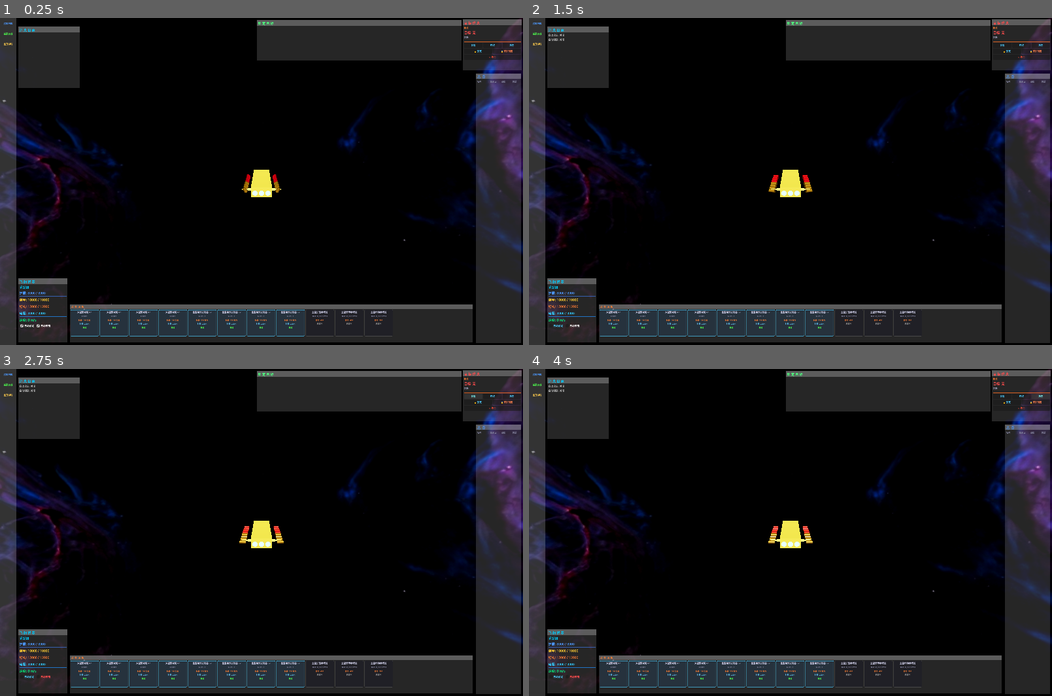
Above: before the commit, frames 1-4 (two rows, left to right).
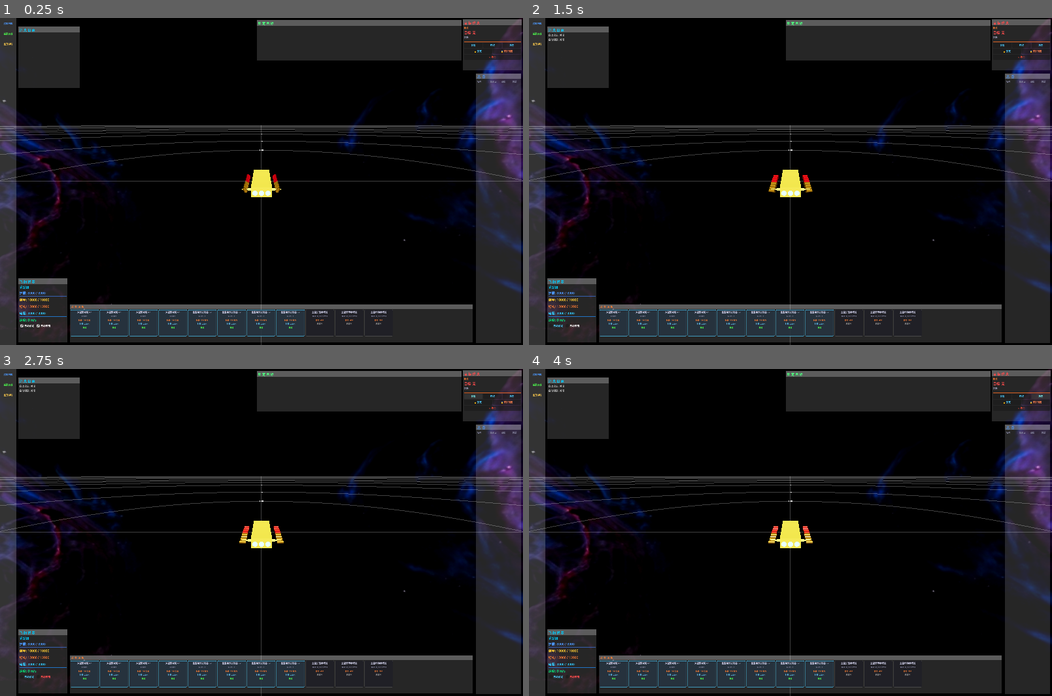
Above: after the commit, the same moments.

Repository: ZhanXuzhao/space-war
Game: Godot game, scene res://scenes/main.tscn
The game is run twice, just before and just after one commit, with the same random seed, the same clock (stepped at 60 frames per second) and the same inputs. The engine's default icon, where the game draws it, is replaced by a stand-in: a white triangle on a blue panel in a dark square.
Inputs:
- Up to frame 1 (0.25 s): no input
- Up to frame 2 (1.5 s): click "自动锁定" at 0.5 s; click "自动攻击" at 1.25 s
- Up to frame 3 (2.75 s): click "靠近" at 2 s
- Up to frame 4 (4 s): click "环绕" at 2.75 s; click "跃迁" at 3.5 s

The runs differ from the first frame. In frame 1, 2.2% of the frame differs, in the area x 0-100%, y 32-100%; in frame 2, 2.2%; in frame 3, 2.2%; in frame 4, 2.2%.

Commit message:
增加战术网格

Diff:
--- a/scripts/controllers/PlayerController.gd
+++ b/scripts/controllers/PlayerController.gd
@@ -30,7 +30,7 @@
 @export var camera_orbit_speed: float = 0.005
 @export var camera_zoom_speed: float = 5.0
 @export var camera_min_distance: float = 50.0
-@export var camera_max_distance: float = 50000.0
+@export var camera_max_distance: float = 200000.0
 @export var camera_default_distance: float = 900.0
 
 var _camera: Camera3D
@@ -58,6 +58,8 @@
 	controlled_ship.add_to_group("player_ship")
 	_setup_camera()
 	_adjust_for_ship_class()
+	# 镜头最近距离 = 船长 × 2（考虑模型缩放）
+	camera_min_distance = controlled_ship.SHIP_LENGTH * controlled_ship.scale.x * 2.0
 	_cam_distance = camera_default_distance
 	_camera_look_at_pos = controlled_ship.global_position
 
@@ -67,7 +69,7 @@
 		_camera = Camera3D.new()
 		_camera.name = "Camera3D"
 		_camera.near = 0.5
-		_camera.far = 100000.0
+		_camera.far = 500000.0
 		_camera.current = true
 		var cam_basis = Basis(Vector3(1, 0, 0), Vector3(0, 0.949, -0.316), Vector3(0, 0.316, 0.949))
 		_camera.transform = Transform3D(cam_basis, Vector3(0, 10, 30))
--- a/scripts/ships/Ship.gd
+++ b/scripts/ships/Ship.gd
@@ -75,6 +75,15 @@
 ## 船头标记圆球（在场景中定义，代码仅控制阵营颜色）
 var _nose_sphere: MeshInstance3D
 
+## 战术网格图（XZ平面同心圆 + 十字线）
+var _tactical_grid: MeshInstance3D
+## 战术网格半径列表（单位：米）
+const TACTICAL_GRID_RADII: Array[float] = [5000.0, 10000.0, 20000.0, 30000.0, 40000.0, 50000.0, 75000.0, 100000.0, 150000.0, 200000.0]
+## 半径数字标签列表（用于每帧更新固定屏幕大小）
+var _range_labels: Array[Label3D] = []
+## 半径数字的反缩放系数（用于 _process 中计算标签缩放）
+var _range_label_scale_inv: float = 1.0
+
 ## 阵营
 enum Faction { PLAYER, NPC_FRIENDLY, NPC_HOSTILE, NEUTRAL }
 @export var faction: Faction = Faction.NEUTRAL
@@ -87,6 +96,8 @@
 	_create_default_equipment()
 	_setup_velocity_arrow()
 	_setup_nose_color()
+	if faction == Faction.PLAYER:
+		_setup_tactical_grid()
 
 ## 随机飞船名字池（按船型，由 ShipData.SHIP_CLASS_NAMES_POOL 管理）
 ## 公开接口：根据船型获取随机名字（供 EnemySpawner 等外部调用）
@@ -418,6 +429,7 @@
 	_recharge_capacitor(delta)
 	_update_velocity_arrow()
 	_update_approach(delta)
+	_update_range_labels()
 
 ## 更新速度箭头：速度越快箭头越长
 func _update_velocity_arrow() -> void:
@@ -457,6 +469,108 @@
 		_:  # NEUTRAL
 			mat.albedo_color = Color(0.8, 0.8, 0.8)
 			mat.emission = Color(0.8, 0.8, 0.8)
+
+## 创建战术网格图（XZ平面同心圆 + 十字线，始终跟随飞船）
+func _setup_tactical_grid() -> void:
+	# 飞船根节点有 model_scale 缩放，子节点坐标会被放大
+	# 此处用反缩放系数抵消，确保网格距离为真实世界距离
+	var scale_inv = 1.0 / maxf(scale.x, 0.01)
+	_range_label_scale_inv = scale_inv
+
+	_tactical_grid = MeshInstance3D.new()
+	_tactical_grid.name = "TacticalGrid"
+	add_child(_tactical_grid)
+
+	var st = SurfaceTool.new()
+	st.begin(Mesh.PRIMITIVE_LINES)
+
+	var grid_color = Color(1.0, 1.0, 1.0, 0.25)
+	var segments = 64
+
+	# 绘制同心圆（XZ平面）
+	for radius in TACTICAL_GRID_RADII:
+		var r = radius * scale_inv
+		for i in range(segments):
+			var t1 = (2.0 * PI * i) / segments
+			var t2 = (2.0 * PI * (i + 1)) / segments
+			var p1 = Vector3(cos(t1) * r, 0.0, sin(t1) * r)
+			var p2 = Vector3(cos(t2) * r, 0.0, sin(t2) * r)
+			st.add_vertex(p1)
+			st.add_vertex(p2)
+
+	# 绘制X轴直线（左右方向）
+	var max_radius = TACTICAL_GRID_RADII[TACTICAL_GRID_RADII.size() - 1] * scale_inv
+	var line_segments = 128
+	for i in range(line_segments):
+		var t = lerpf(-max_radius, max_radius, float(i) / line_segments)
+		var t_next = lerpf(-max_radius, max_radius, float(i + 1) / line_segments)
+		st.add_vertex(Vector3(t, 0.0, 0.0))
+		st.add_vertex(Vector3(t_next, 0.0, 0.0))
+
+	# 绘制Z轴直线（前后方向）
+	for i in range(line_segments):
+		var t = lerpf(-max_radius, max_radius, float(i) / line_segments)
+		var t_next = lerpf(-max_radius, max_radius, float(i + 1) / line_segments)
+		st.add_vertex(Vector3(0.0, 0.0, t))
+		st.add_vertex(Vector3(0.0, 0.0, t_next))
+
+	var mesh = st.commit()
+
+	# 半透明白色材质
+	var mat = StandardMaterial3D.new()
+	mat.albedo_color = grid_color
+	mat.transparency = BaseMaterial3D.TRANSPARENCY_ALPHA
+	mat.shading_mode = BaseMaterial3D.SHADING_MODE_UNSHADED
+	mesh.surface_set_material(0, mat)
+
+	_tactical_grid.mesh = mesh
+
+	# 在每道圆形内侧添加距离数字标签
+	var label_color = Color(1.0, 1.0, 1.0, 0.9)
+	for radius in TACTICAL_GRID_RADII:
+		var km = int(radius / 1000.0)
+		var sys_font = SystemFont.new()
+		sys_font.font_names = ["Arial", "Segoe UI", "Microsoft YaHei"]
+		sys_font.font_weight = 700
+		var font = FontVariation.new()
+		font.base_font = sys_font
+		var r = radius * scale_inv
+		var y = 15.0 * scale_inv
+		var dirs = [
+			Vector3( r, y, 0.0),  # X+
+			Vector3(-r, y, 0.0),  # X-
+			Vector3(0.0, y,  r),  # Z+
+			Vector3(0.0, y, -r),  # Z-
+		]
+		for pos in dirs:
+			var label = Label3D.new()
+			label.name = "RangeLabel_%d_%d_%d" % [km, int(pos.x), int(pos.z)]
+			label.text = "%dkm" % km
+			label.font = font
+			label.font_size = 300000
+			label.outline_size = 8
+			label.outline_modulate = Color(0.0, 0.0, 0.0, 0.9)
+			label.modulate = label_color
+			label.billboard = BaseMaterial3D.BILLBOARD_ENABLED
+			label.no_depth_test = true
+			label.position = pos
+			label.scale = Vector3.ONE * scale_inv
+			add_child(label)
+			_range_labels.append(label)
+
+## 每帧更新半径标签缩放，使其屏幕大小不随镜头距离变化
+func _update_range_labels() -> void:
+	if _range_labels.is_empty():
+		return
+	var camera = get_viewport().get_camera_3d()
+	if not camera:
+		return
+	var cam_dist = global_position.distance_to(camera.global_position)
+	# 以 80000 为参考距离，标签在此距离时 scale = scale_inv（即世界 scale = 1）
+	var ref_dist = 80000.0
+	var dist_ratio = cam_dist / ref_dist
+	for label in _range_labels:
+		label.scale = Vector3.ONE * _range_label_scale_inv * dist_ratio
 
 ## 基础移动逻辑（所有飞船共用）
 ## 由 PlayerController._physics_process / AIController._physics_process 调用
